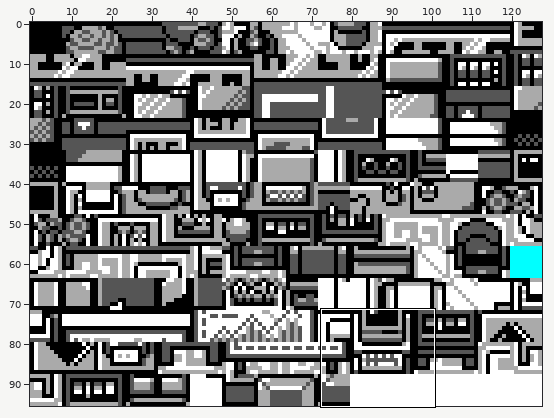
Two versions of one sprite sheet, gfx/tilesets/office.png. Above: a wide view before the commit, with the close-up outlined.
Close-up. As it was:
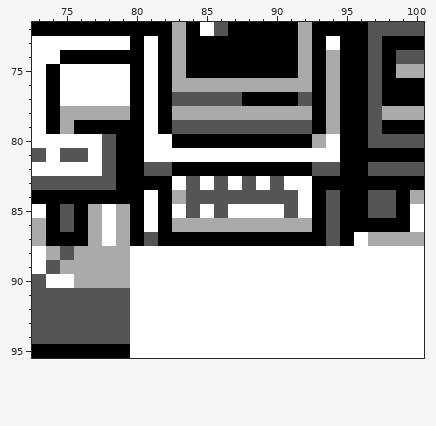
The file is 128x96 pixels. Shown: x 73..100, y 72..95.
And afterwards:
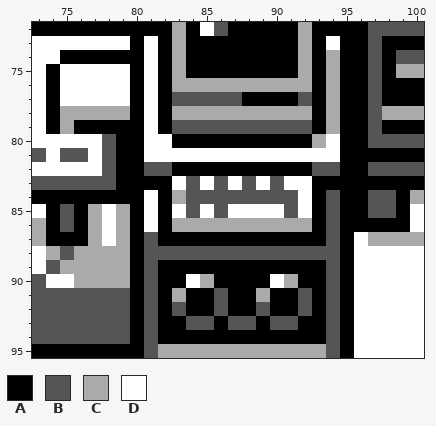
Palette (. is transparent): A #000000  B #555555  C #aaaaaa  D #ffffff
What changed:
y 88: x 80..95 DDDDDDDDDDDDDDDD -> ABBBBBBBBBBBBBBA
y 89: x 80..95 DDDDDDDDDDDDDDDD -> ABAAAAAAAAAAAABA
y 90: x 80..83 DDDD -> ABAA; x 85..89 DDDDD -> CAAAA; x 91..95 DDDDD -> CAABA
y 91: x 80..95 DDDDDDDDDDDDDDDD -> ABACAABAACAABABA
y 92: x 80..95 DDDDDDDDDDDDDDDD -> ABABAABAABAABABA
y 93: x 80..95 DDDDDDDDDDDDDDDD -> ABAABBABBABBAABA
y 94: x 80..95 DDDDDDDDDDDDDDDD -> ABAAAAAAAAAAAABA
y 95: x 80..95 DDDDDDDDDDDDDDDD -> ABCCCCCCCCCCCCBA
Boxes around the changes in both close-ups, in picture pixels (x1, y1, x2, y2):
changed: (130, 246, 354, 358)
